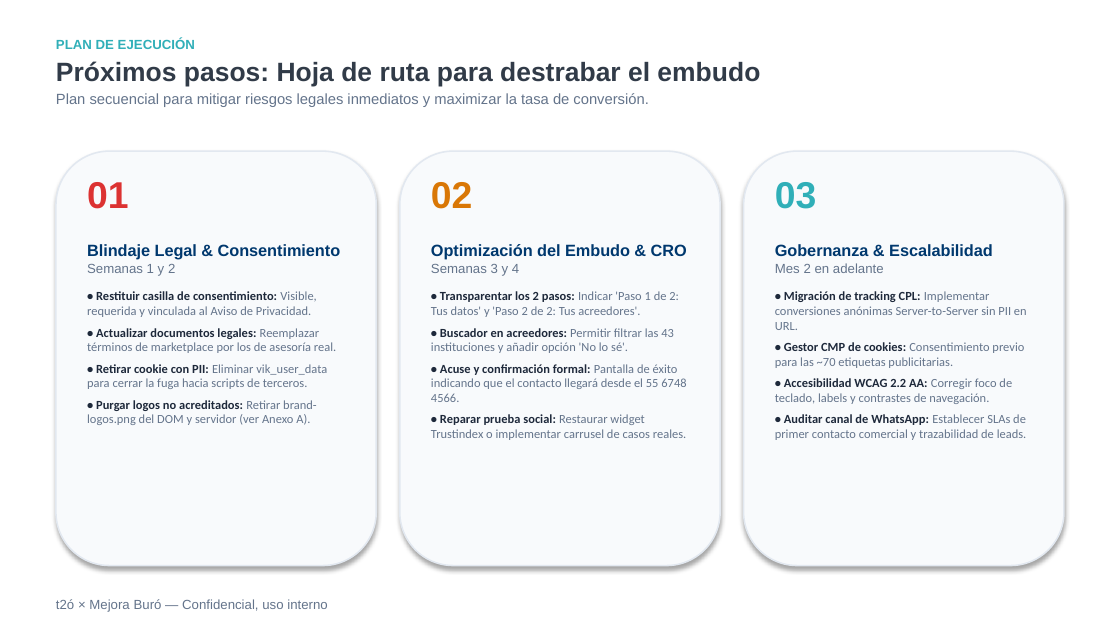
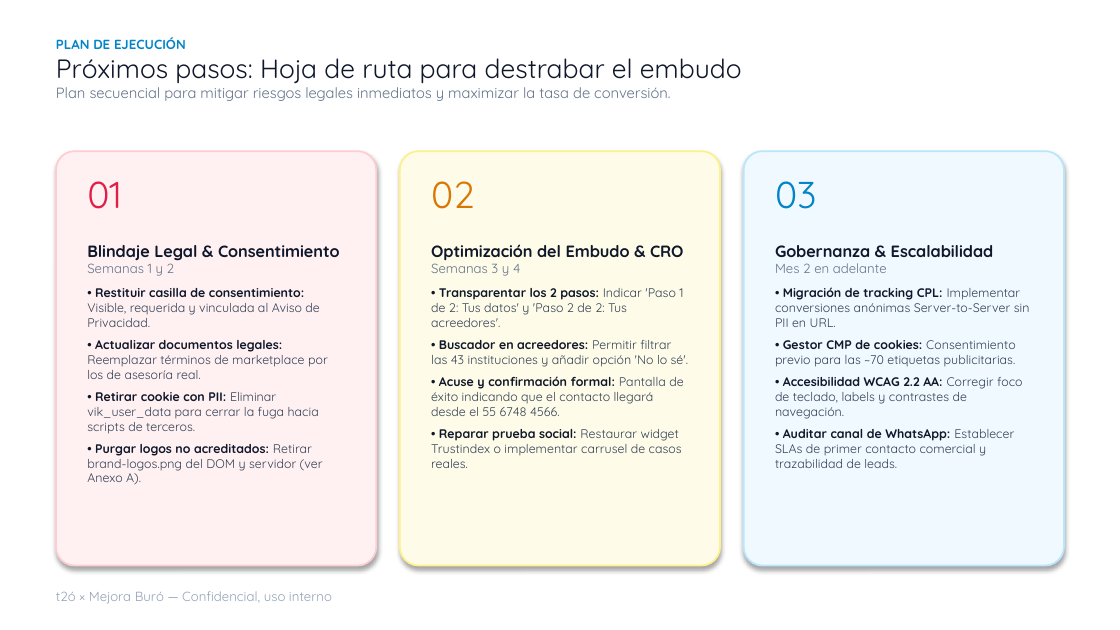
Before and after one commit to AmauriRodriguexX/mejora-tu-buro, a slide deck: slide 22 of entrega-final/auditoria-ux-mejoraburo-t2o.pptx. Drawn at 1120x630 pixels with LibreOffice and Linux fonts; fonts in the diff are those of the drawing; background and template pictures are left out. Boxes give left, top, right and bottom in pixels: in the first picture for what was removed or moved away, otherwise in the second. Text is boxed around its words. In the diff, an @@ line names an element or a change of style, - is before the commit and + after.

```diff
--- a/entrega-final/auditoria-ux-mejoraburo-t2o.pptx
+++ b/entrega-final/auditoria-ux-mejoraburo-t2o.pptx
@@ text "PLAN DE EJECUCIÓN" at [56,37,742,101]: font Arial to Quicksand; text colour #30AFB8 to #0284C7 in "PLAN DE EJECUCIÓN"; text colour #313B48 to #0F172A, bold off in "Próximos pasos: Hoja de ruta para destrabar ..."; less space between paragraphs @@
@@ rounded rectangle at [56,151,376,566]: fill #F8FAFC to #FFF1F2; outline #E2E8F0 1 pt to #FECDD3 1.13 pt; proportions changed @@
@@ text "01" at [87,181,122,209]: font Arial to Quicksand, text colour #DC3232 to #E11D48, bold off @@
@@ rounded rectangle at [400,151,720,566]: fill #F8FAFC to #FEFCE8; outline #E2E8F0 1 pt to #FEF08A 1.13 pt; proportions changed @@
@@ text "02" at [431,181,474,209]: font Arial to Quicksand, bold off @@
@@ rounded rectangle at [744,151,1064,566]: fill #F8FAFC to #F0F9FF; outline #E2E8F0 1 pt to #BAE6FD 1.13 pt; proportions changed @@
@@ text "03" at [775,181,817,209]: font Arial to Quicksand, text colour #30AFB8 to #0284C7, bold off @@
@@ text "Blindaje Legal & Consentimiento" at [87,245,340,485]: font Arial to Quicksand in "Blindaje Legal & Consentimiento", "Semanas 1 y 2"; text colour #00386E to #0F172A in "Blindaje Legal & Consentimiento"; font Calibri to Quicksand in "• Restituir casilla de consentimiento: Visible, requerida ...", "• Actualizar documentos legales: Reemplazar términos de ...", "• Retirar cookie con PII: Eliminar vik_user_data ...", "• Purgar logos no acreditados: Retirar brand-logos.png ..."; text colour #1E293B to #0F172A in "• Restituir casilla de consentimiento:", "• Actualizar documentos legales:", "• Retirar cookie con PII:", "• Purgar logos no acreditados:"; text colour #64748B to #334155 in "Visible, requerida y vinculada al Aviso de ...", "Reemplazar términos de marketplace por los de ...", "Eliminar vik_user_data para cerrar la fuga hacia ...", "Retirar brand-logos.png del DOM y servidor (ver ..."; less space between paragraphs; more space between paragraphs @@
@@ text "Optimización del Embudo & CRO" at [431,244,688,468]: font Arial to Quicksand in "Optimización del Embudo & CRO", "Semanas 3 y 4"; text colour #00386E to #0F172A in "Optimización del Embudo & CRO"; font Calibri to Quicksand; text colour #1E293B to #0F172A in "• Transparentar los 2 pasos:", "• Buscador en acreedores:", "• Acuse y confirmación formal:", "• Reparar prueba social:"; text colour #64748B to #334155 in "Indicar 'Paso 1 de 2: Tus datos' ...", "Permitir filtrar las 43 instituciones y añadir ...", "Pantalla de éxito indicando que el contacto ...", "Restaurar widget Trustindex o implementar carrusel de ..."; less space between paragraphs; more space between paragraphs @@
@@ text "Gobernanza & Escalabilidad" at [775,245,1030,468]: font Arial to Quicksand in "Gobernanza & Escalabilidad", "Mes 2 en adelante"; text colour #00386E to #0F172A in "Gobernanza & Escalabilidad"; font Calibri to Quicksand in "• Migración de tracking CPL: Implementar conversiones ...", "• Gestor CMP de cookies: Consentimiento previo ...", "• Accesibilidad WCAG 2.2 AA: Corregir foco ...", "• Auditar canal de WhatsApp: Establecer SLAs ..."; text colour #1E293B to #0F172A in "• Migración de tracking CPL:", "• Gestor CMP de cookies:", "• Accesibilidad WCAG 2.2 AA:", "• Auditar canal de WhatsApp:"; text colour #64748B to #334155 in "Implementar conversiones anónimas Server-to-Server sin PII e ...", "Consentimiento previo para las ~70 etiquetas publicitarias.", "Corregir foco de teclado, labels y contrastes ...", "Establecer SLAs de primer contacto comercial y ..."; less space between paragraphs; more space between paragraphs @@
@@ text "t2ó × Mejora Buró — ...": place and size @@
-text "t2ó × Mejora Buró — ..." at [56,599,327,612]
+text "t2ó × Mejora Buró — ..." at [56,591,332,604]
@@ text "t2ó × Mejora Buró — ..." at [56,591,332,604]: font Arial to Quicksand, text colour #64748B to #94A3B8 @@
```
Also in this commit, not shown: 22 other slides changed, 1 slide added, 2 slides removed, 5 other files.
